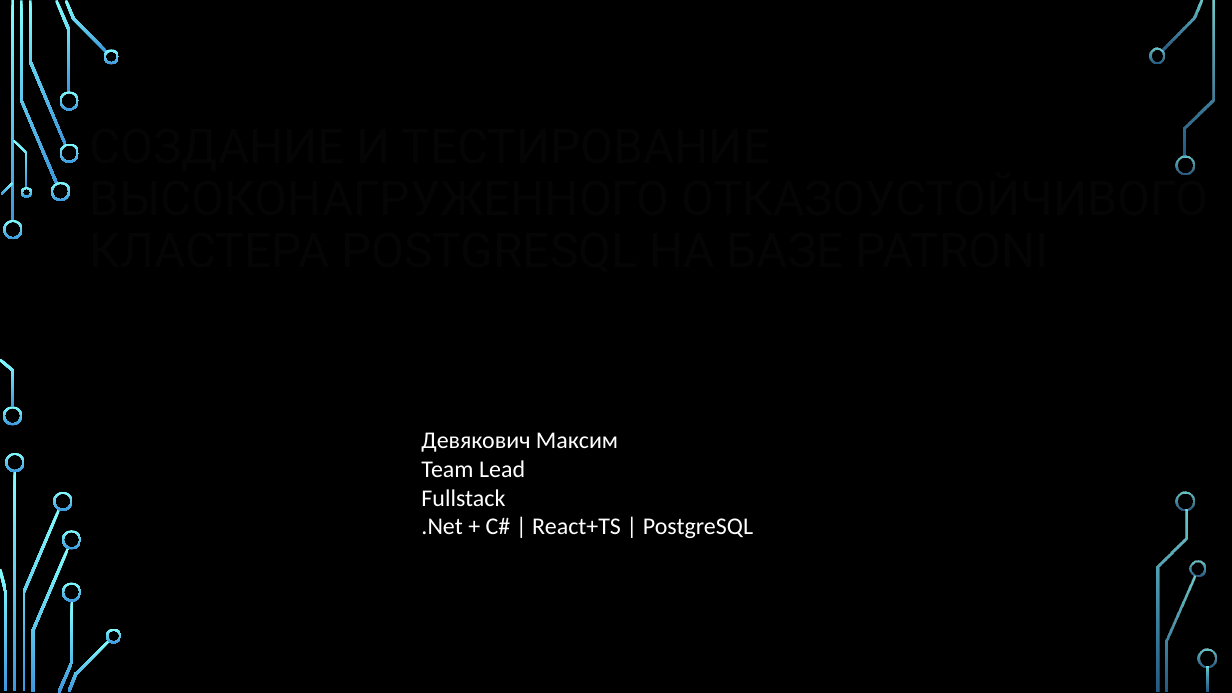
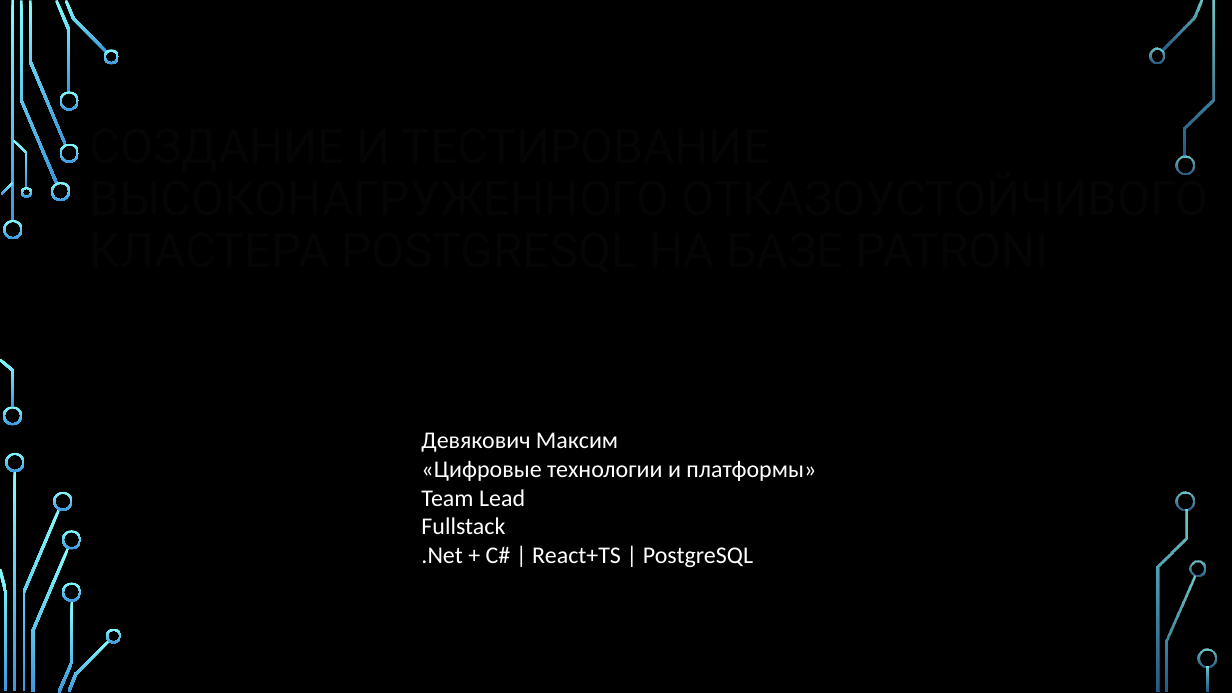
Before and after one commit to InfinityIn/otus-PostreSQL-2024-08, a slide deck: slide 2 of Lesson15 HW/otus_diplom_presentation.pptx. Drawn at 1232x693 pixels with LibreOffice and Linux fonts; fonts in the diff are those of the drawing; background and template pictures are left out. Boxes give left, top, right and bottom in pixels: in the first picture for what was removed or moved away, otherwise in the second. Text is boxed around its words. In the diff, an @@ line names an element or a change of style, - is before the commit and + after.

```diff
--- a/Lesson15 HW/otus_diplom_presentation.pptx
+++ b/Lesson15 HW/otus_diplom_presentation.pptx
@@ subtitle at [421,460,816,481]: paragraph added @@
+«Цифровые технологии и платформы»
```
Also in this commit, not shown: 9 other slides changed, 1 slide removed.
